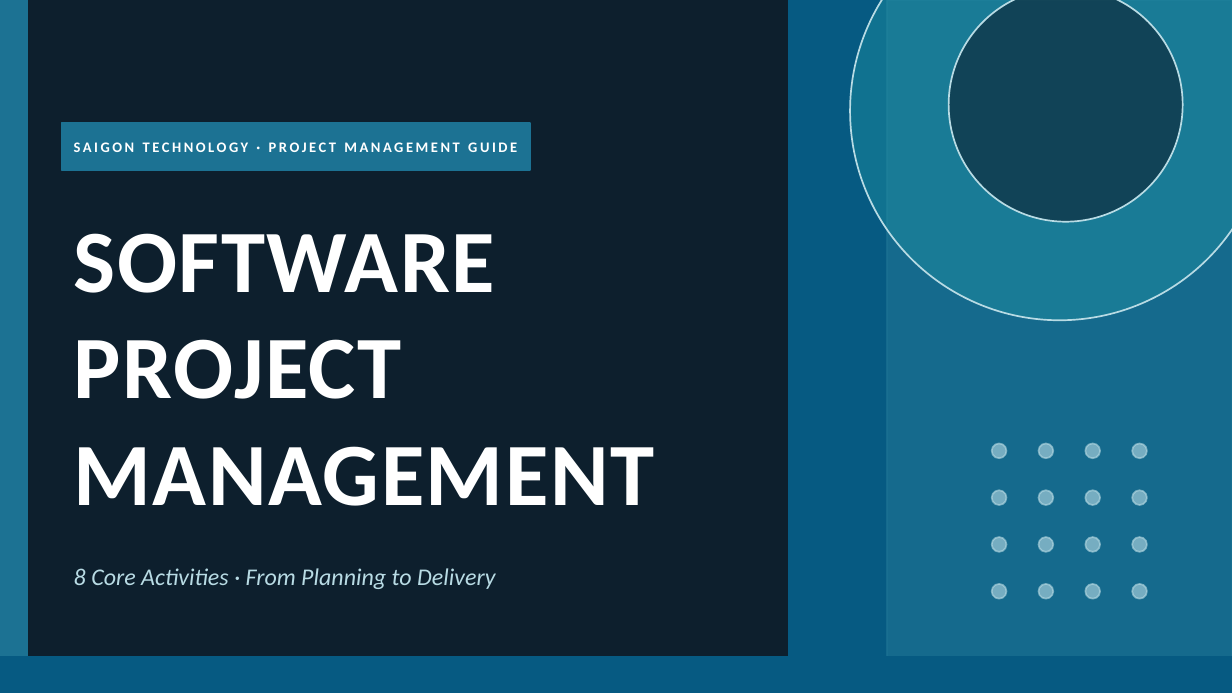
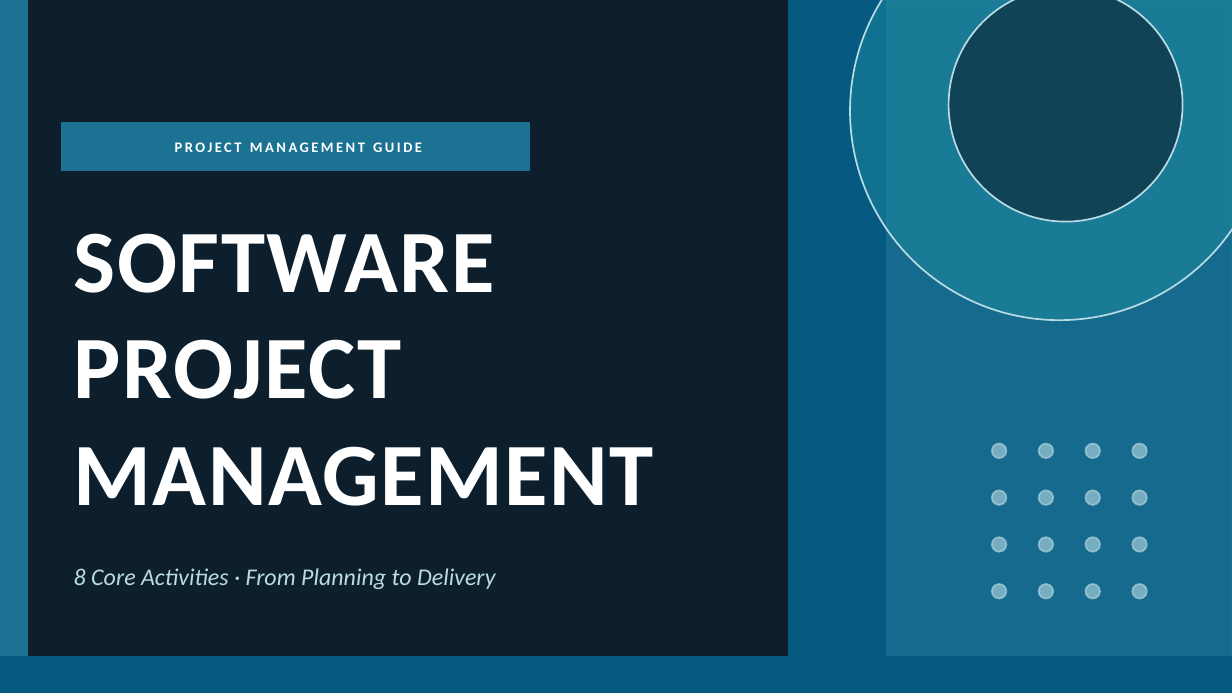
Before and after one commit to anirudhagaikwad/EvenSem2026_3rdYr, a slide deck: slide 1 of IT PROJECT MANAGEMENT - 21MGH303P/Unit-5/2_Software_Project_Management_Activitys.pptx. Drawn at 1232x693 pixels with LibreOffice and Linux fonts; fonts in the diff are those of the drawing. Boxes give left, top, right and bottom in pixels: in the first picture for what was removed or moved away, otherwise in the second. Text is boxed around its words. In the diff, an @@ line names an element or a change of style, - is before the commit and + after.

```diff
--- a/IT PROJECT MANAGEMENT - 21MGH303P/Unit-5/2_Software_Project_Management_Activitys.pptx
+++ b/IT PROJECT MANAGEMENT - 21MGH303P/Unit-5/2_Software_Project_Management_Activitys.pptx
@@ text at (x1=175, y1=142, x2=422, y2=152): text changed @@
-SAIGON TECHNOLOGY · PROJECT MANAGEMENT GUIDE
+PROJECT MANAGEMENT GUIDE
```
Also in this commit, not shown: 7 other slides changed, 9 other files.
